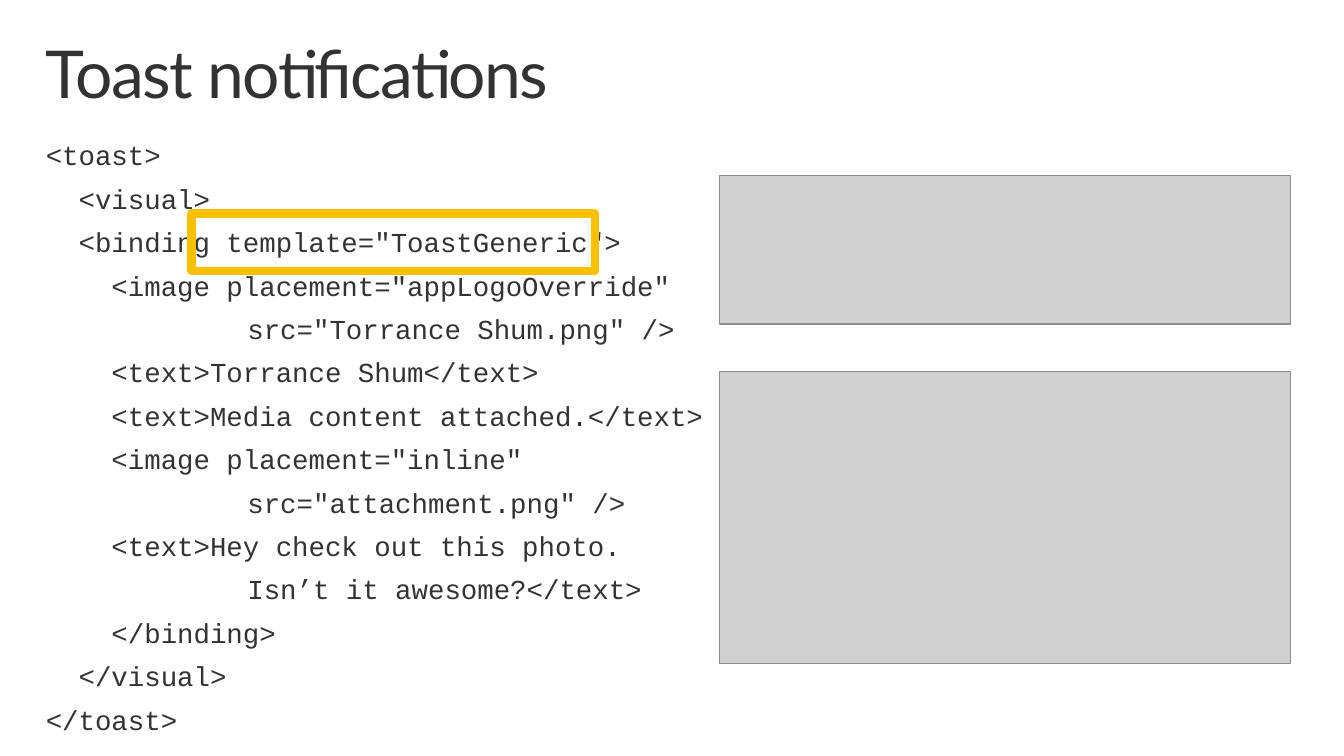
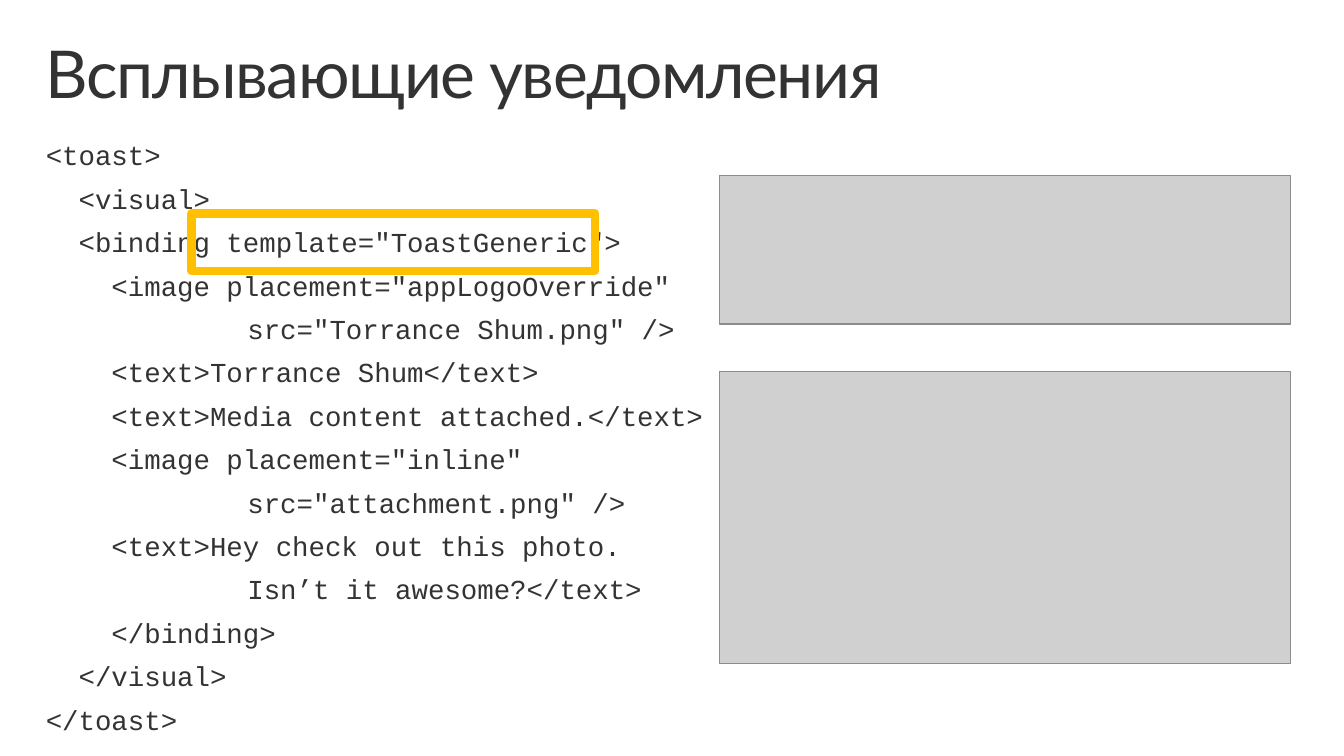
Before and after one commit to evangelism/WinDevWorkshop, a slide deck: slide 13 of !RU 03. Live Tiles and Notifications/03-Live Tiles and Notifications.pptx. Drawn at 1344x756 pixels with LibreOffice and Linux fonts; fonts in the diff are those of the drawing; grey boxes stand for pictures; background and template pictures are left out. Boxes give left, top, right and bottom in pixels: in the first picture for what was removed or moved away, otherwise in the second. Text is boxed around its words. In the diff, an @@ line names an element or a change of style, - is before the commit and + after.

```diff
--- a/!RU 03. Live Tiles and Notifications/03-Live Tiles and Notifications.pptx
+++ b/!RU 03. Live Tiles and Notifications/03-Live Tiles and Notifications.pptx
@@ title at <box>46,50,881,110</box>: text changed @@
-Toast notifications
+Всплывающие уведомления
```
Also in this commit, not shown: 10 other slides changed, 1 slide added, 1 slide removed.
